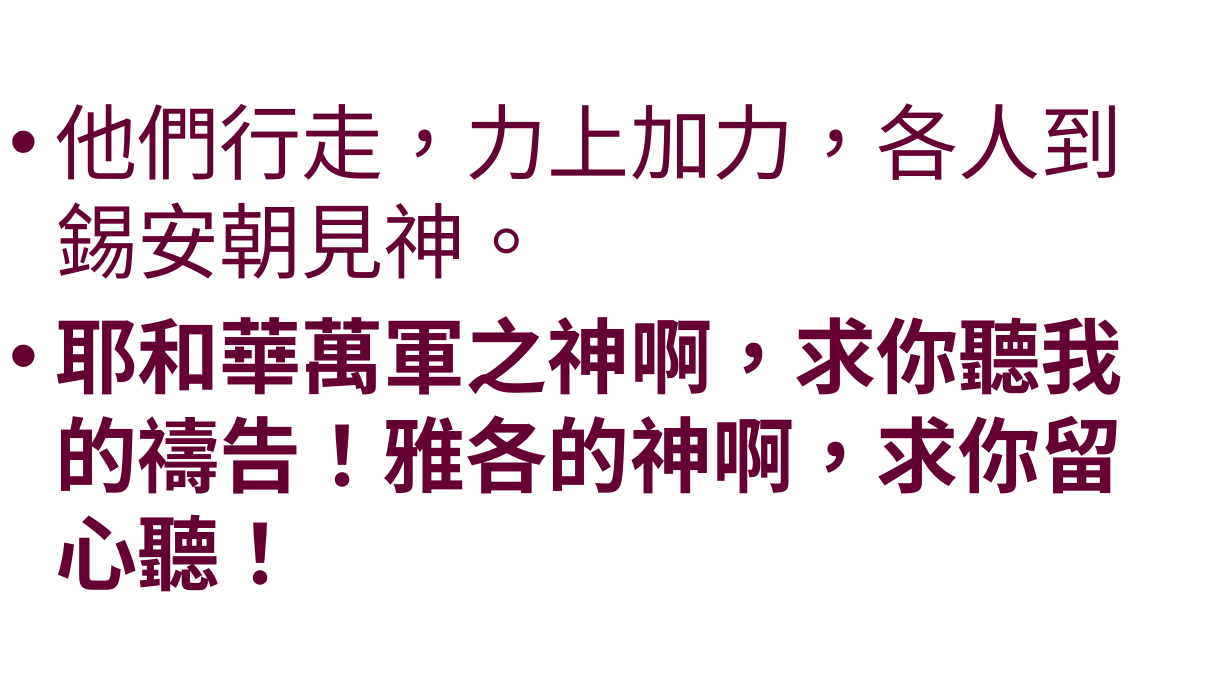
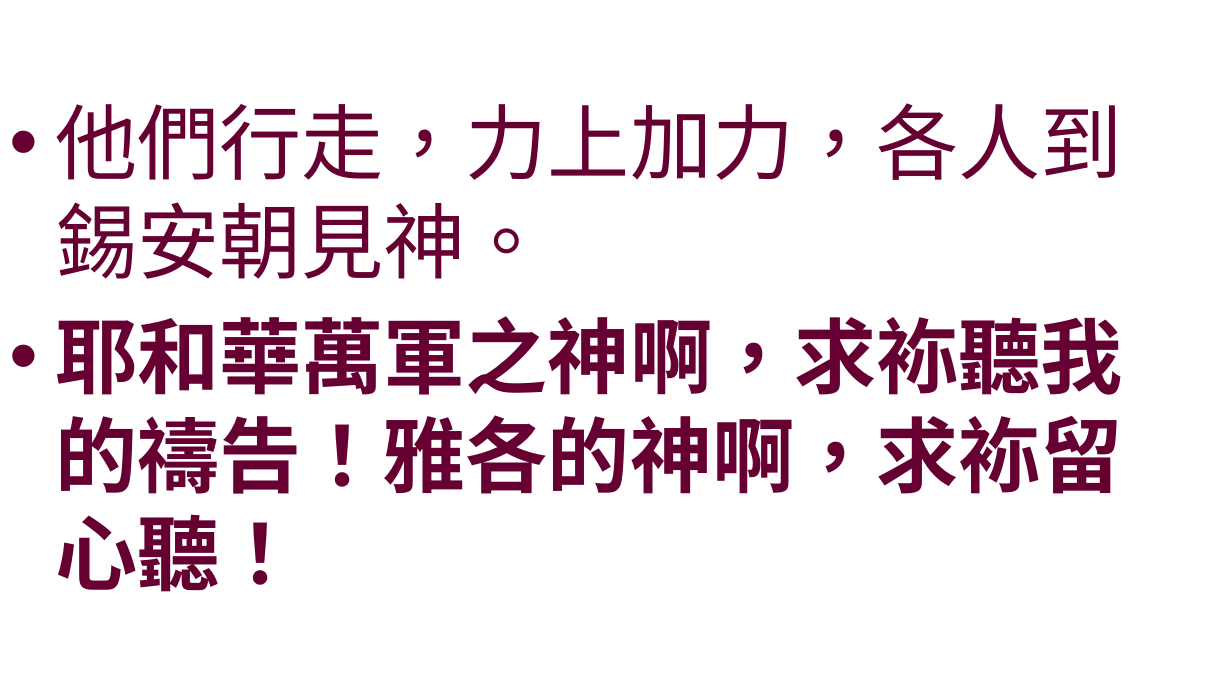
Before and after one commit to batisuoc/worship-resources, a slide deck: slide 5 of 110殿中敬拜.pptx. Drawn at 1232x693 pixels with LibreOffice and Linux fonts; fonts in the diff are those of the drawing; background and template pictures are left out. Boxes give left, top, right and bottom in pixels: in the first picture for what was removed or moved away, otherwise in the second. Text is boxed around its words. In the diff, an @@ line names an element or a change of style, - is before the commit and + after.

```diff
--- a/110殿中敬拜.pptx
+++ b/110殿中敬拜.pptx
@@ text at <box>55,316,1122,592</box>: text changed @@
-• 耶和華萬軍之神啊，求你聽我的禱告！雅各的神啊，求你留心聽！
+• 耶和華萬軍之神啊，求袮聽我的禱告！雅各的神啊，求袮留心聽！
```
Also in this commit, not shown: 5 other slides changed, 1 other file.
